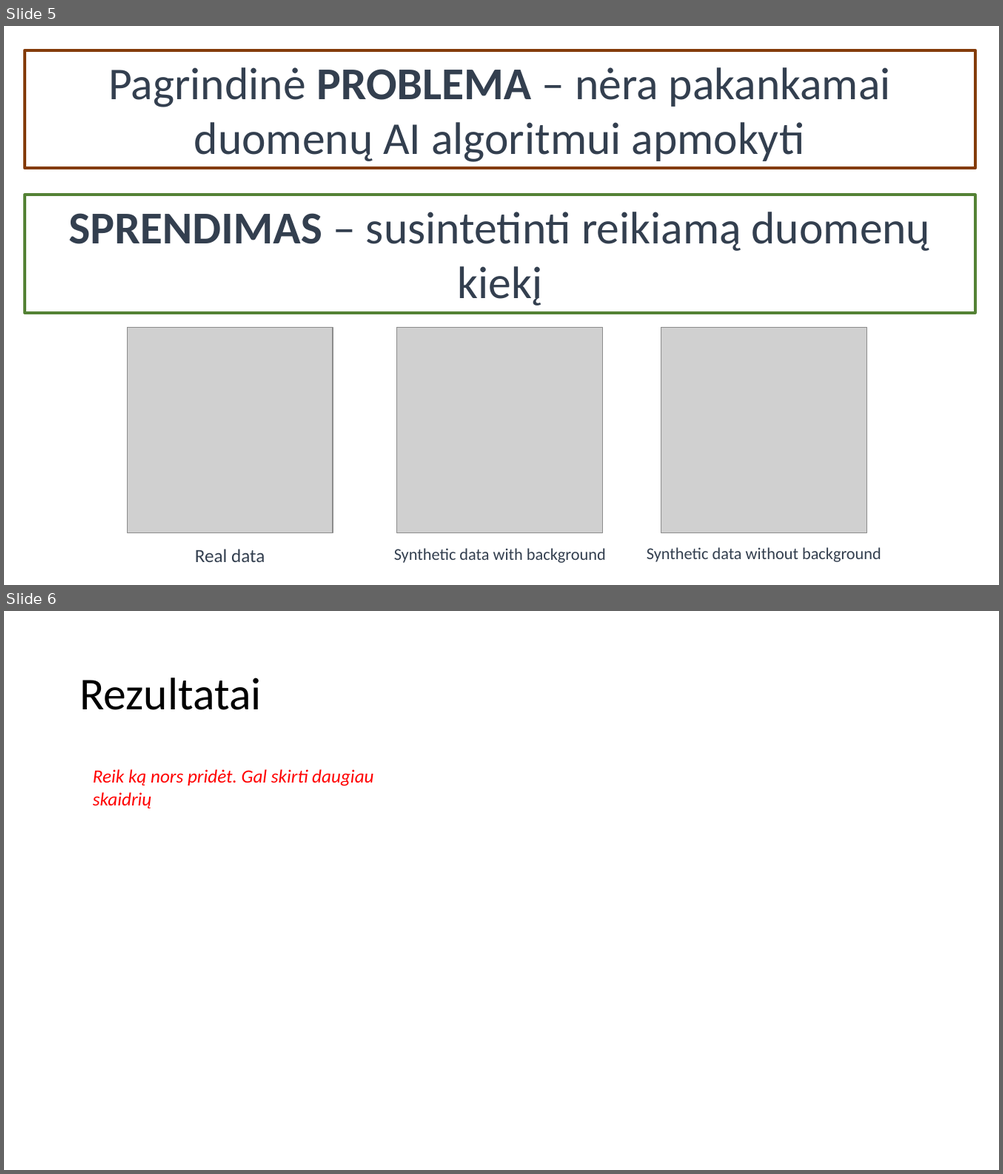
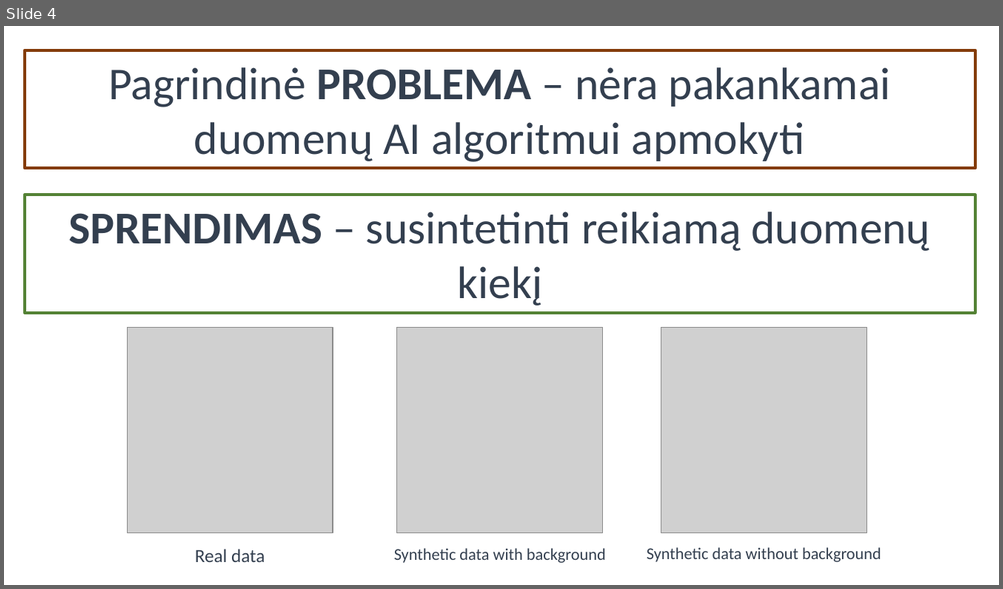
Before and after one commit to Gustautas/Biohakatonas, a slide deck: pristatymas LIT2133421.pptx. Shown one above the other, each under a label of ours: slides 5 and 6 before the commit, slide 4 after it. The pictures are 1003x1174 and 1003x589 pixels, drawn with LibreOffice and Linux fonts; fonts in the diff are those of the drawing; grey boxes stand for pictures. Boxes give left, top, right and bottom in pixels: in the first picture for what was removed or moved away, otherwise in the second. Text is boxed around its words. In the diff, an @@ line names an element or a change of style, - is before the commit and + after.

```diff
--- a/pristatymas LIT2133421.pptx
+++ b/pristatymas LIT2133421.pptx
@@ slide 6 removed at (4, 611, 999, 1170), background #FFFFFF @@
@@ title removed at (79, 678, 261, 710) @@
-Rezultatai
@@ text removed at (93, 769, 373, 809) @@
-Reik ką nors pridėt. Gal skirti daugiau skaidrių
@@ what was slide 5 is now slide 4 @@
```
Also in this commit, not shown: 1 slide changed, 3 slides added, 3 other slides removed.
